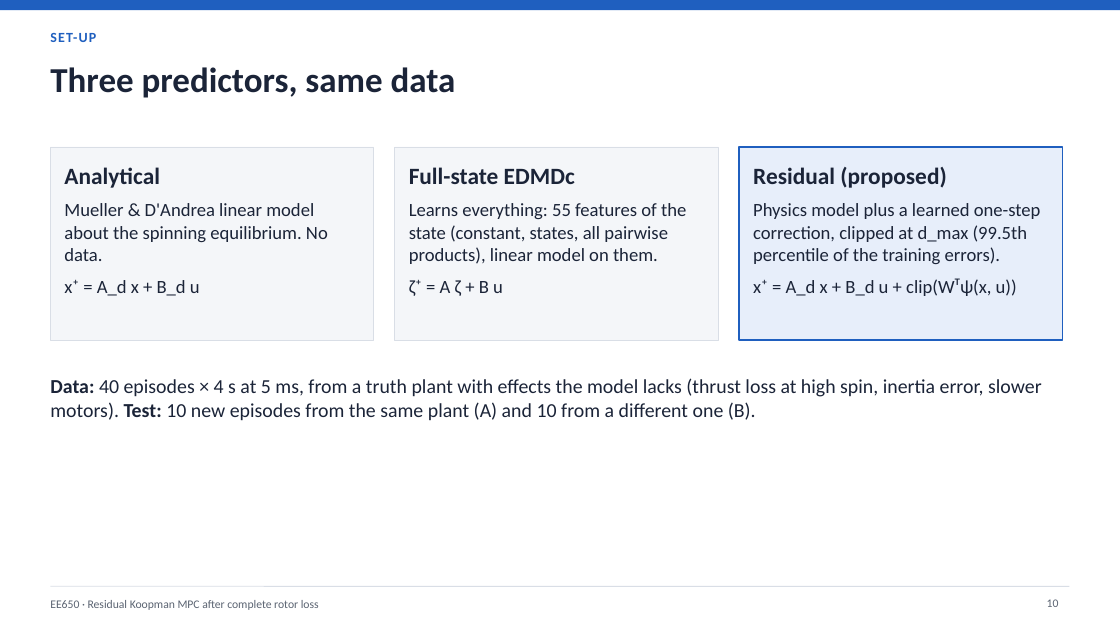
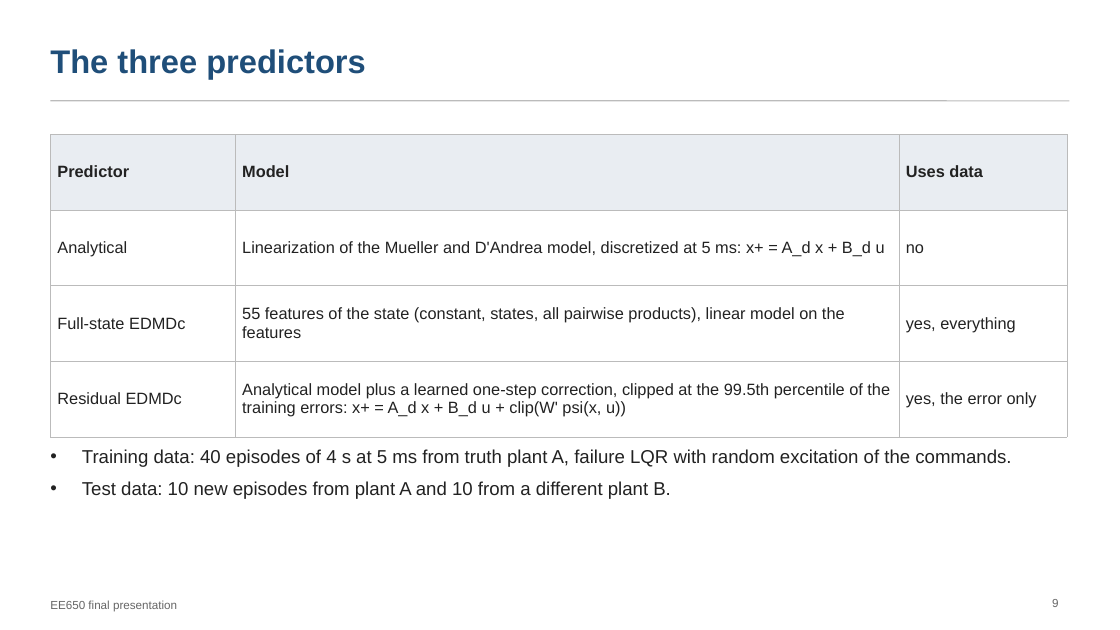
Before and after one commit to pranshuk22/quadrotor-rotor-loss-recovery, a slide deck: slide 9 of docs/deck/final-presentation.pptx (slide 10 before the commit). Drawn at 1120x630 pixels with LibreOffice and Linux fonts; fonts in the diff are those of the drawing. Boxes give left, top, right and bottom in pixels: in the first picture for what was removed or moved away, otherwise in the second. Text is boxed around its words. In the diff, an @@ line names an element or a change of style, - is before the commit and + after.

```diff
--- a/docs/deck/final-presentation.pptx
+++ b/docs/deck/final-presentation.pptx
@@ rectangle removed at [0, 0, 1120, 10] @@
@@ title "The three predictors" at [50, 49, 366, 79]: vertical alignment top to middle @@
@@ title at [50, 49, 366, 79]: text changed; size 30 to 28 pt; font Calibri to Arial; text colour #1B2438 to #1F4E79 @@
-Three predictors, same data
+The three predictors
@@ text removed at [50, 33, 96, 42] @@
-SET-UP
@@ line added from (50, 101) to (1070, 101), #BBBBBB 1 pt @@
@@ rectangle removed at [50, 147, 374, 340] @@
-Analytical
-Mueller & D'Andrea linear model about the spinning equilibrium. No data.
-x⁺ = A_d x + B_d u
@@ table added at [50, 134, 1067, 421], 4 rows, 3 columns @@
+Predictor | Model | Uses data
+Analytical | Linearization of the Mueller and D'Andrea model, discretized at 5 ms: x+ = A_d x + B_d u | no
+Full-state EDMDc | 55 features of the state (constant, states, all pairwise products), linear model on the features | yes, everything
+Residual EDMDc | Analytical model plus a learned one-step correction, clipped at the 99.5th percentile of the training errors: x+ = A_d x + B_d u + clip(W' psi(x, u)) | yes, the error only
@@ rectangle removed at [395, 147, 718, 340] @@
-Full-state EDMDc
-Learns everything: 55 features of the state (constant, states, all pairwise products), linear model on them.
-ζ⁺ = A ζ + B u
@@ rectangle removed at [739, 147, 1063, 340] @@
-Residual (proposed)
-Physics model plus a learned one-step correction, clipped at d_max (99.5th percentile of the training errors).
-x⁺ = A_d x + B_d u + clip(Wᵀψ(x, u))
@@ text at [82, 449, 1011, 499]: text changed; size 17 to 16 pt; font Calibri to Arial; text colour #1B2438 to #222222 @@
-Data: 40 episodes × 4 s at 5 ms, from a truth plant with effects the model lacks (thrust loss at high spin, inertia error, slower motors). Test: 10 new episodes from the same plant (A) and 10 from a different one (B).
+• Training data: 40 episodes of 4 s at 5 ms from truth plant A, failure LQR with random excitation of the commands.
+• Test data: 10 new episodes from plant A and 10 from a different plant B.
@@ line removed from (50, 586) to (1070, 586) @@
@@ page number at [1052, 599, 1058, 607]: text changed; font Calibri to Arial; text colour #5B6472 to #666666 @@
-10
+9
@@ text removed at [50, 600, 319, 610] @@
-EE650 · Residual Koopman MPC after complete rotor loss
@@ text added at [50, 600, 177, 612], 10 pt, text #666666 @@
+EE650 final presentation
```
Also in this commit, not shown: 17 other slides changed, 2 slides added, 4 slides removed, 4 other files.
